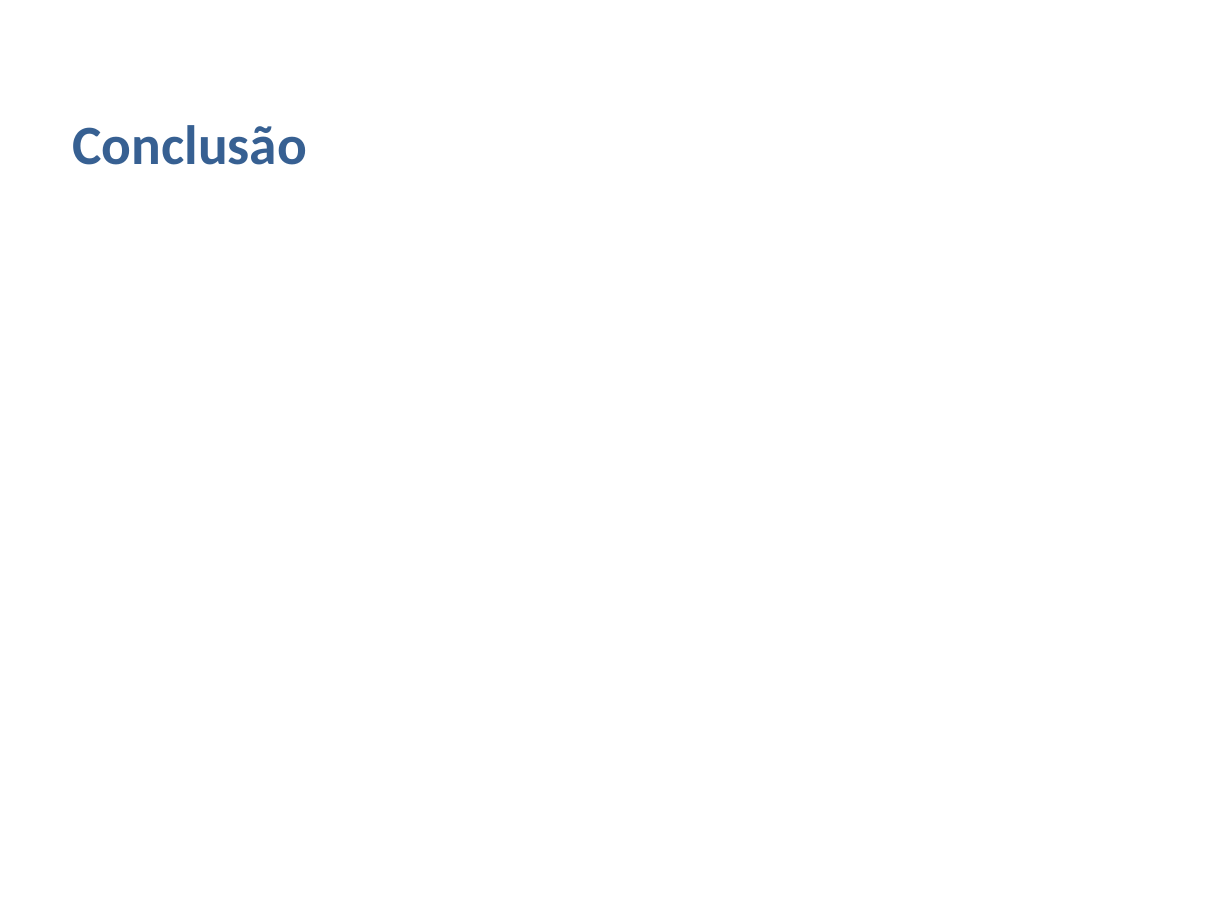
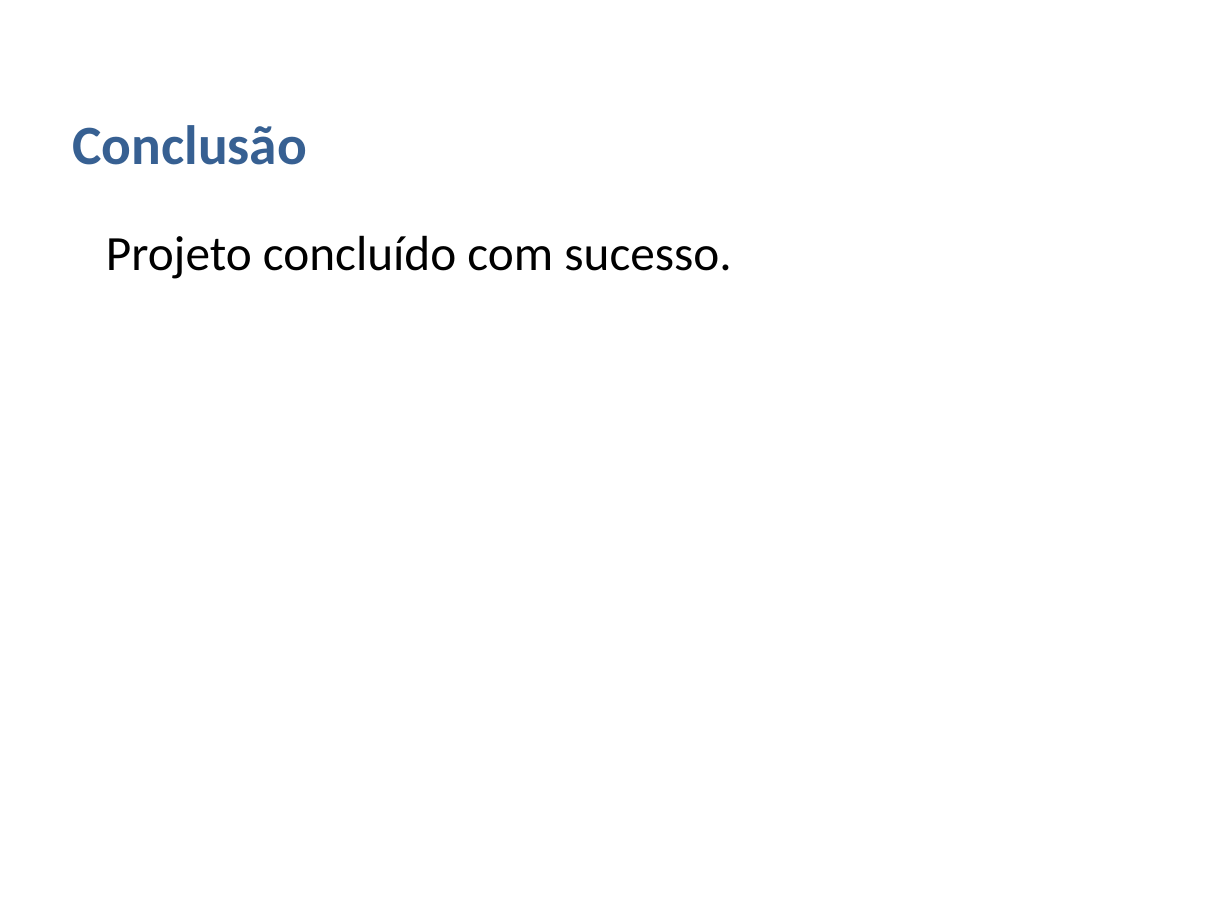
Before and after one commit to matheusg-dev/ProjetoDelivery_TCC, a slide deck: slide 14 of assets/documentacao_abnt/PowerPoint Projeto Final SENAI.pptx. Drawn at 1232x924 pixels with LibreOffice and Linux fonts; fonts in the diff are those of the drawing; background and template pictures are left out. Boxes give left, top, right and bottom in pixels: in the first picture for what was removed or moved away, otherwise in the second. Text is boxed around its words. In the diff, an @@ line names an element or a change of style, - is before the commit and + after.

Commit message:
conclusao do Powerpoint Projeto FINAL SENAI

```diff
--- a/assets/documentacao_abnt/PowerPoint Projeto Final SENAI.pptx
+++ b/assets/documentacao_abnt/PowerPoint Projeto Final SENAI.pptx
@@ text added at (106,235,731,279), 32 pt, text #000000 @@
+Projeto concluído com sucesso.
```
Also in this commit, not shown: 2 other slides changed, 1 slide added, 1 slide removed.
